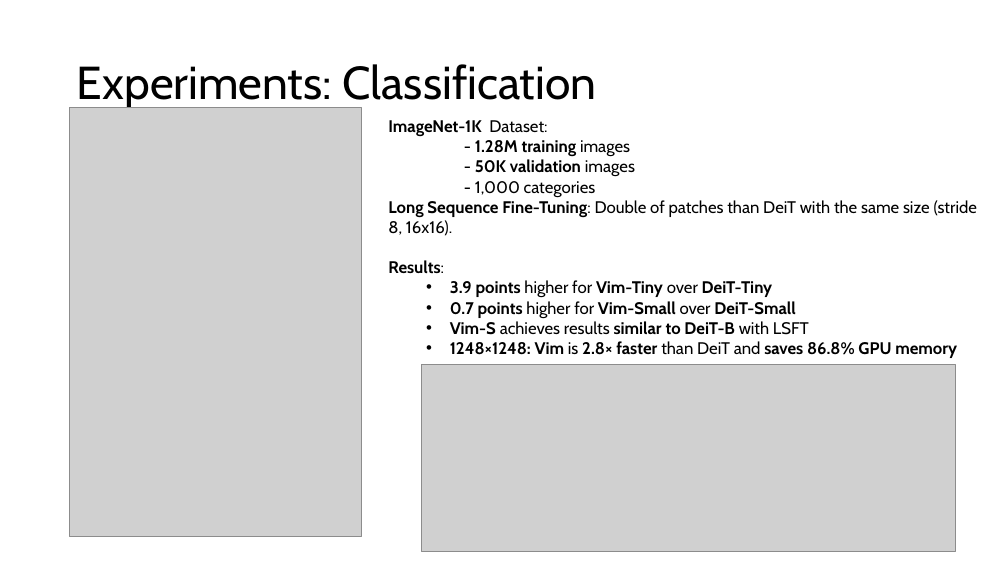
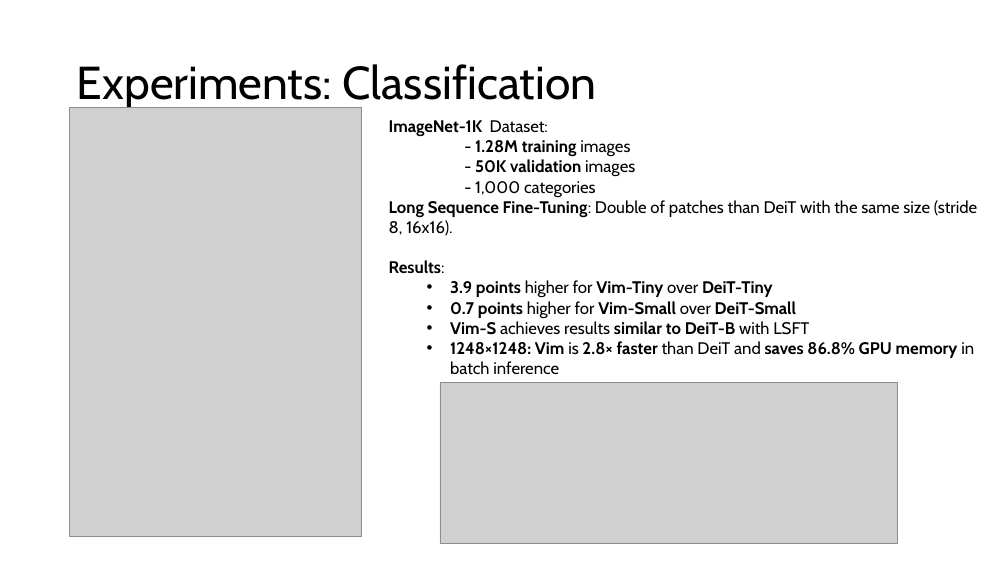
Before and after one commit to BecTome/UPC_MasterArtificialIntelligence, a slide deck: slide 10 of OR/efficient_mamba.pptx. Drawn at 1008x567 pixels with LibreOffice and Linux fonts; fonts in the diff are those of the drawing; grey boxes stand for pictures. Boxes give left, top, right and bottom in pixels: in the first picture for what was removed or moved away, otherwise in the second. Text is boxed around its words. In the diff, an @@ line names an element or a change of style, - is before the commit and + after.

```diff
--- a/OR/efficient_mamba.pptx
+++ b/OR/efficient_mamba.pptx
@@ text at [450,341,974,375]: text changed @@
-  • 1248×1248: Vim is 2.8× faster than DeiT and saves 86.8% GPU memory
+  • 1248×1248: Vim is 2.8× faster than DeiT and saves 86.8% GPU memory in batch inference
@@ picture: place and size @@
-picture at [422,364,955,552]
+picture at [440,382,898,543]
```
Also in this commit, not shown: 5 other slides changed, 2 slides added, 1 slide removed, 32 other files.
